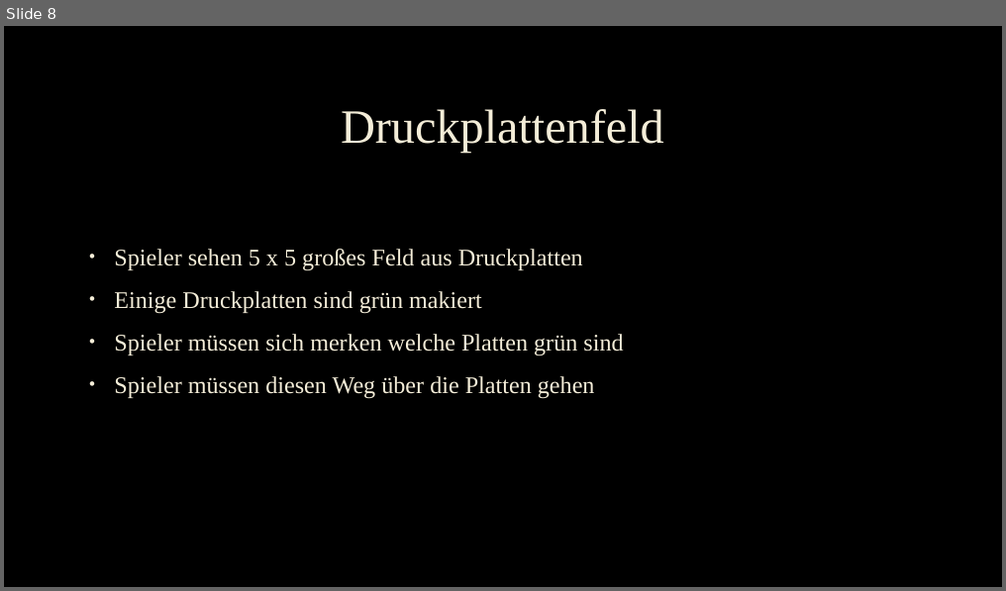
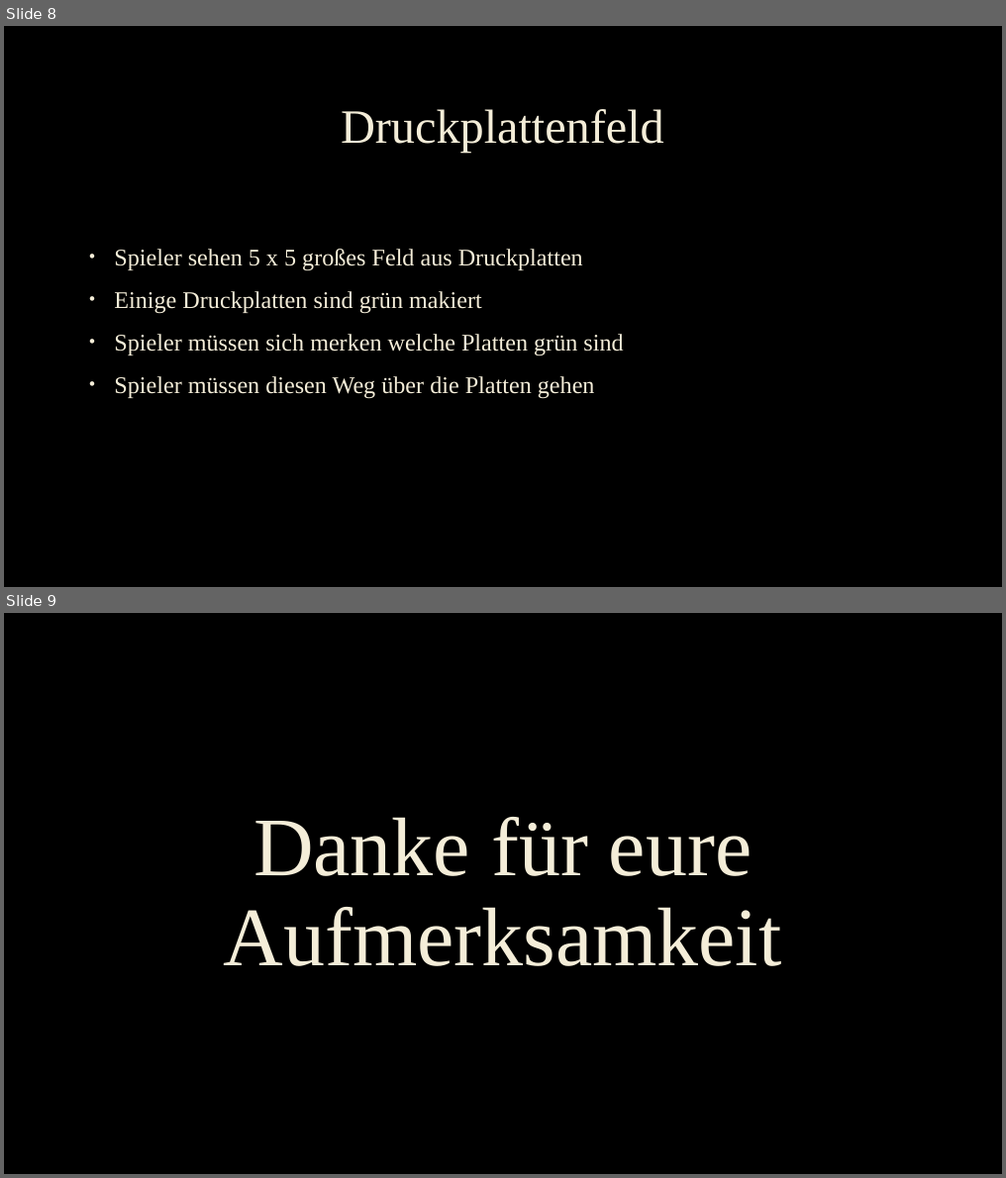
Before and after one commit to ChristophLasinger/Youre-not-alone, a slide deck: documents/final_Presentation.pptx. Shown one above the other, each under a label of ours: slide 8 before the commit, slides 8 and 9 after it. The pictures are 1006x591 and 1006x1178 pixels, drawn with LibreOffice and Linux fonts; fonts in the diff are those of the drawing; background and template pictures are left out. Boxes give left, top, right and bottom in pixels: in the first picture for what was removed or moved away, otherwise in the second. Text is boxed around its words. In the diff, an @@ line names an element or a change of style, - is before the commit and + after.

```diff
--- a/documents/final_Presentation.pptx
+++ b/documents/final_Presentation.pptx
@@ slide 9 added at [4, 613, 1002, 1174], background picture (left out) @@
@@ title added at [224, 817, 782, 966], 80 pt, text #F4EDD8 @@
+Danke für eure
+Aufmerksamkeit
```
Also in this commit, not shown: 1 other file.
